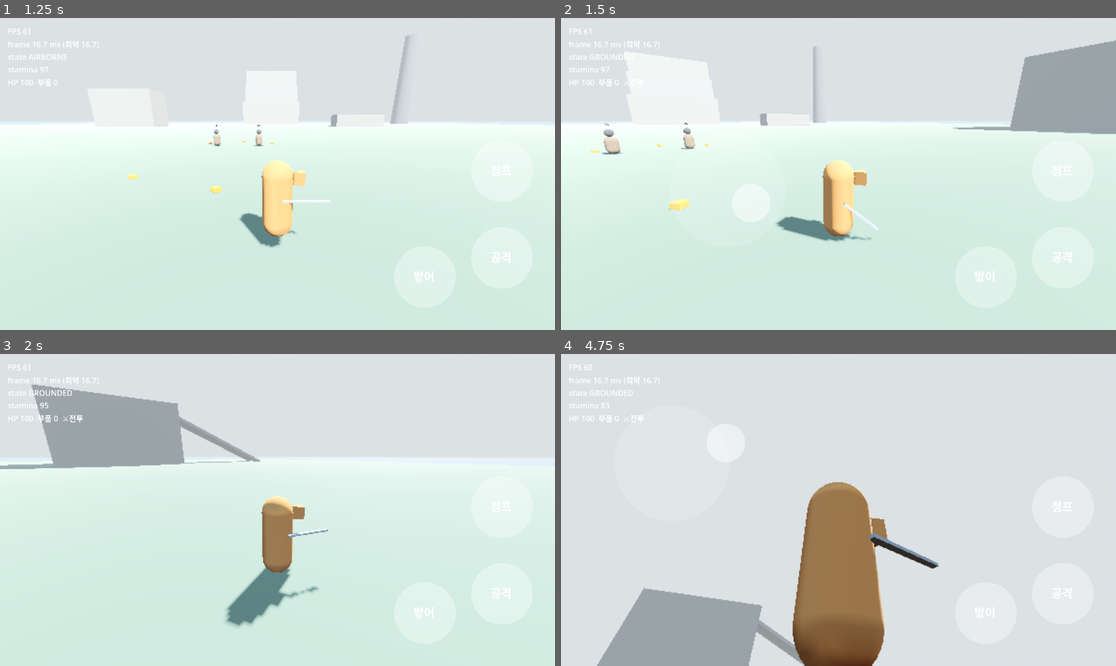
Above: before the commit, frames 1-4 (two rows, left to right).
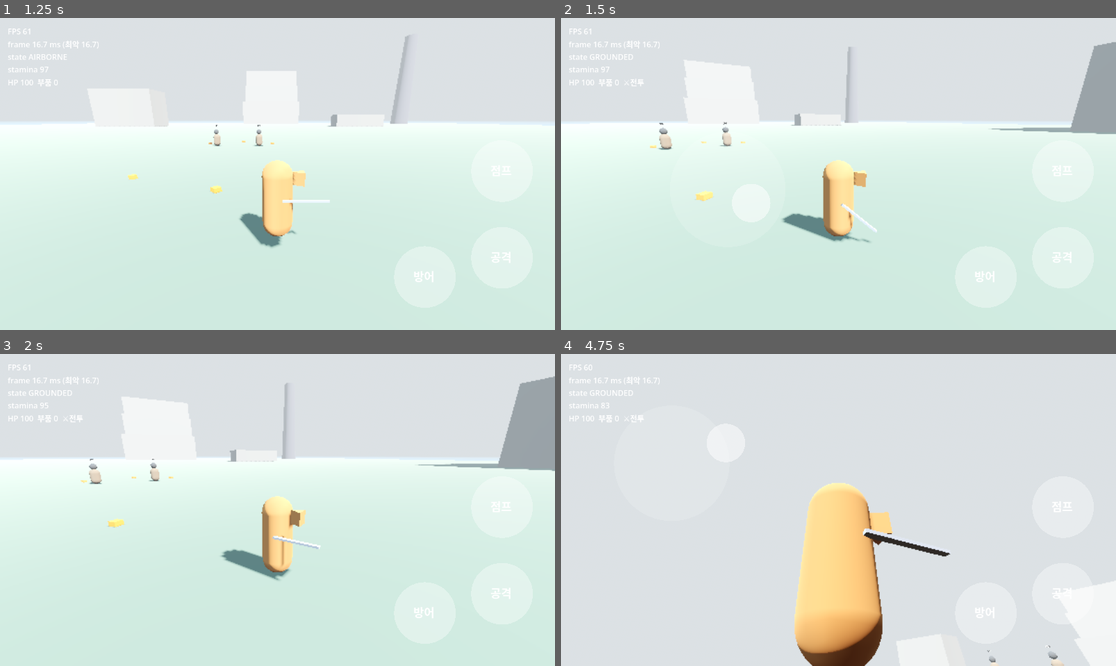
Above: after the commit, the same moments.

Repository: yeongkim0814-svg/Open-world
Game: Godot game, scene res://scenes/test_island.tscn
Same seed, same stepped clock (60 frames per second), same inputs: the game is played once before the commit and once after it.
Inputs (mouse positions are in pixels of both pictures, inside the frame that each line leads up to):
- Up to frame 1 (1.25 s): move the mouse to (399, 158) at 0.52 s; hold D (move_right) from 0.53 s (still down); hold J (attack) from 0.53 s (still down); click (399, 158) at 0.67 s; tap Space (jump) at 0.77 s; tap K (guard) at 0.8 s
- Up to frame 2 (1.5 s): release D (move_right) at 1.25 s; release J (attack) at 1.25 s; drag from (727, 189) to (810, 236) at 1.27 s
- Up to frame 3 (2 s): no input
- Up to frame 4 (4.75 s): move the mouse to (894, 441) at 2.02 s; hold D (move_right) 2.03-2.75 s; hold J (attack) 2.03-2.75 s; tap E (interact) at 2.1, 3.8 s; drag from (810, 572) to (672, 463) at 2.77 s; tap Enter at 3.5 s; move the mouse to (1005, 556) at 3.52 s; hold A (move_left) 3.53-4.25 s; hold K (guard) 3.53-4.25 s; tap Space (jump) at 3.77 s; drag from (672, 463) to (755, 432) at 4.27 s

Frame 1 is identical in both runs. In frame 2, 4.9% of the frame differs, in the area x 5-100%, y 7-72%; in frame 3, 12%; in frame 4, 14%, in the area x 6-100%, y 40-100%.

Commit message:
fix: M2 최종 리뷰 반영 — 전투 중 카메라 무한 회전, 경계 유지, 방어·팝업·재시작
- 전투 중 이동하는 동안에는 카메라 자동 정렬을 멈춤 (이동→회전→카메라 추적 순환으로 옆·뒤 이동 시 무한 회전하던 문제)
- 허수아비 경계를 25m까지 유지해 전투 해제 히스테리시스가 실제로 작동
- 회피 수치가 combat_tuning.tres를 따르도록 연결
- 스태미나가 부족하면 막기가 가드 브레이크로, 방패 없이 무기로 막으면 피해 30% 관통
- 상호작용 팝업을 점프/회피 버튼 위로 40px 이상 띄우고 원형 버튼을 먼저 판정
- 쓰러진 뒤 재시작 시 경직·방어·연타·콤보 초기화, 스틱 대기 없이 바로 조작, HUD에 '쓰러짐'

Co-Authored-By: Claude Opus 5.5 <noreply@anthropic.com>
Claude-Session: https://claude.ai/code/session_01PShdycDoYj1ffFPsLxdXpC

Diff:
--- a/scripts/core/guard.gd
+++ b/scripts/core/guard.gd
@@ -33,11 +33,12 @@
 	_since_press += delta
 
 
-## 적 공격이 맞는 순간(&"hit") 호출. parryable = 🟡, has_shield = 방패 장착.
-func resolve(parryable: bool, has_shield: bool) -> Result:
+## 적 공격이 맞는 순간(&"hit") 호출. parryable = 🟡, has_shield = 방패 장착,
+## can_afford_block = 막기에 쓸 스태미나가 남아 있는지 (없으면 막기가 가드 브레이크로 바뀜).
+func resolve(parryable: bool, has_shield: bool, can_afford_block := true) -> Result:
 	var window := (_t.parry_window_shield if has_shield else _t.parry_window_weapon) * _ratio
 	if parryable and _since_press <= window:
 		return Result.PARRIED
 	if holding:
-		return Result.BLOCKED if parryable else Result.GUARD_BREAK
+		return Result.BLOCKED if parryable and can_afford_block else Result.GUARD_BREAK
 	return Result.HIT
--- a/scripts/nodes/player.gd
+++ b/scripts/nodes/player.gd
@@ -31,7 +31,7 @@
 
 func _ready() -> void:
 	stamina = Stamina.new(tuning)
-	locomotion = Locomotion.new(tuning, stamina)
+	locomotion = Locomotion.new(tuning, stamina, combat.combat_tuning)
 	respawn = RespawnTracker.new(tuning.fall_respawn_y)
 	respawn.safe_point = global_position
 	add_to_group("player")
@@ -113,13 +113,13 @@
 	_probe.rotation.y = atan2(-dir.x, -dir.z) if not dir.is_zero_approx() else _facing.rotation.y
 
 
-func _respawn() -> void:
+func _respawn(await_release := true) -> void:
 	global_position = respawn.safe_point + Vector3.UP
 	velocity = Vector3.ZERO
 	locomotion.velocity = Vector3.ZERO
 	locomotion.state = Locomotion.State.AIRBORNE
-	_await_stick_release = true
-	combat.reset_hp()
+	_await_stick_release = await_release
+	combat.reset()
 	if touch_controls:
 		touch_controls.cancel_auto_run()
 	reset_physics_interpolation()
@@ -161,7 +161,10 @@
 			touch_controls.cancel_auto_run()
 	if _intent.in_combat:
 		_intent.auto_run = false
-		_camera.follow(_facing.rotation.y, delta, _intent.camera_held, locomotion.state == Locomotion.State.DODGING)
+		# 이동 중에는 정렬하지 않는다: 이동은 카메라 기준 → 캐릭터가 이동 방향으로 회전 → 카메라가 캐릭터를 따라감
+		# 이 세 규칙이 맞물리면 옆·뒤로 움직일 때 끝없이 회전한다. 멈추면 0.5초 뒤 등 뒤로 정렬.
+		var moving := not _intent.move.is_zero_approx()
+		_camera.follow(_facing.rotation.y, delta, _intent.camera_held or moving, locomotion.state == Locomotion.State.DODGING)
 
 
 func facing_forward() -> Vector3:
@@ -189,8 +192,10 @@
 	_swing_tween.tween_property(_sword, "rotation", Vector3.ZERO, 0.15)
 
 
+## 전투에서 쓰러짐: 스틱을 놓을 때까지 기다리지 않고 바로 조작 가능 (적이 계속 공격 중일 수 있음).
 func _on_died() -> void:
-	_respawn()
+	_respawn(false)
+	combat.last_result = "쓰러짐"
 
 
 ## 앞쪽 가까운 상호작용 대상을 골라 팝업을 띄우고, 누르면 실행한다. 전투 중에도 동작 (C15).
--- a/scripts/nodes/player_combat.gd
+++ b/scripts/nodes/player_combat.gd
@@ -11,6 +11,7 @@
 const LIGHT_COOLDOWN := 0.35
 const HEAVY_COOLDOWN := 0.7
 const FLURRY_COOLDOWN := 0.12       ## 슬로우모션 연타 중 공격 간격
+const WEAPON_BLOCK_LEAK := 0.3      ## 방패 없이 무기로 막으면 피해의 30%가 들어옴 (3.3)
 
 @export var combat_tuning: CombatTuning = preload("res://resources/combat_tuning.tres")
 @export var has_shield := false     ## M2: 디버그용. 장비 시스템은 이후
@@ -41,8 +42,15 @@
 	return _stun > 0.0
 
 
-func reset_hp() -> void:
+## 쓰러진 뒤 재시작: 체력·경직·방어·연타·콤보를 모두 초기화.
+func reset() -> void:
 	hp = combat_tuning.player_max_hp
+	_stun = 0.0
+	_cooldown = 0.0
+	_combo_step = 0
+	_combo_timer = 0.0
+	guard = Guard.new(combat_tuning)
+	flurry = Flurry.new(combat_tuning)
 
 
 func tick(intent: InputIntent, delta: float) -> void:
@@ -72,7 +80,9 @@
 	if _player.locomotion.is_invulnerable():
 		last_result = "회피"
 		return
-	match guard.resolve(attack.parryable, has_shield):
+	var stamina := _player.stamina
+	var can_afford := not stamina.exhausted and stamina.value >= combat_tuning.guard_cost
+	match guard.resolve(attack.parryable, has_shield, can_afford):
 		Guard.Result.PARRIED:
 			last_result = "패링!"
 			flurry.start()
@@ -80,7 +90,9 @@
 				enemy.stagger()
 		Guard.Result.BLOCKED:
 			last_result = "막기"
-			_player.stamina.spend(combat_tuning.guard_cost)
+			stamina.spend(combat_tuning.guard_cost)
+			if not has_shield:
+				_take_damage(damage * WEAPON_BLOCK_LEAK)
 		Guard.Result.GUARD_BREAK:
 			last_result = "가드 브레이크"
 			_stun = ENEMY_DAMAGE_STUN
--- a/scripts/nodes/touch_controls.gd
+++ b/scripts/nodes/touch_controls.gd
@@ -49,8 +49,9 @@
 	show_interact("")
 
 
+## 점프/회피 버튼 위쪽, 버튼들과 40px 이상 띄운 자리 (회피 탭이 줍기로 새지 않게).
 func _interact_rect() -> Rect2:
-	return Rect2(Vector2(size.x - 420, size.y - 360), Vector2(240, 64))
+	return Rect2(Vector2(size.x - 300, size.y - 500), Vector2(260, 64))
 
 
 func cancel_auto_run() -> void:
@@ -89,10 +90,6 @@
 
 
 func _on_touch_down(index: int, pos: Vector2) -> void:
-	if not _interact_label.is_empty() and _interact_rect().has_point(pos):
-		_interact_queued = true
-		_button_touches[index] = "interact"
-		return
 	var buttons := _buttons()
 	for name in buttons:
 		if pos.distance_to(buttons[name]) <= BUTTON_RADIUS:
@@ -103,6 +100,10 @@
 				"guard": _guard_queued = true
 			queue_redraw()
 			return
+	if not _interact_label.is_empty() and _interact_rect().has_point(pos):
+		_interact_queued = true
+		_button_touches[index] = "interact"
+		return
 	if pos.x < size.x * STICK_AREA_RATIO:
 		_auto_run = false
 		_stick.press(index, pos)
--- a/scripts/nodes/training_dummy.gd
+++ b/scripts/nodes/training_dummy.gd
@@ -24,6 +24,7 @@
 var _count := 0
 var _dead_time := 0.0
 var _hit_flash := 0.0
+var _alerted := false
 
 @onready var _head_mat: StandardMaterial3D = ($Head as MeshInstance3D).get_surface_override_material(0)
 @onready var _body_mat: StandardMaterial3D = ($Body as MeshInstance3D).get_surface_override_material(0)
@@ -40,9 +41,17 @@
 	return hp > 0.0
 
 
+## 한 번 경계하면 전투 해제 거리(25m)를 벗어날 때까지 유지 (전투 상태 히스테리시스가 실제로 작동하도록).
 func is_alerted() -> bool:
-	var p := _player()
-	return is_alive() and p != null and global_position.distance_to(p.global_position) <= alert_range
+	return is_alive() and _alerted
+
+
+func _update_alert(p: Node3D) -> void:
+	var d := global_position.distance_to(p.global_position)
+	if d <= alert_range:
+		_alerted = true
+	elif d > combat_tuning.combat_exit_dist:
+		_alerted = false
 
 
 func is_threatening() -> bool:
@@ -79,6 +88,7 @@
 	var p := _player()
 	if p == null:
 		return
+	_update_alert(p)
 	_face(p.global_position, scaled)
 	if _stagger > 0.0:
 		_stagger -= scaled
--- a/tests/unit/test_guard.gd
+++ b/tests/unit/test_guard.gd
@@ -36,3 +36,7 @@
 
 func test_no_guard_is_hit():
 	assert_eq(Guard.new(t).resolve(true, false), Guard.Result.HIT)
+
+func test_block_without_stamina_breaks_guard():           # 리뷰 Important 4
+	var g := Guard.new(t); g.press(); g.tick(0.5)
+	assert_eq(g.resolve(true, true, false), Guard.Result.GUARD_BREAK)
--- /dev/null
+++ b/tests/unit/test_player_combat_reset.gd
@@ -0,0 +1,16 @@
+extends TestCase
+## 리뷰 Important 6: 쓰러진 뒤 재시작하면 경직·연타·방어 상태가 남지 않아야 한다.
+
+func test_reset_clears_combat_leftovers():
+	var c := PlayerCombat.new()
+	c.setup(null)
+	c._stun = 1.0
+	c.flurry.start()
+	c.guard.press()
+	c.hp = 5.0
+	c.reset()
+	assert_false(c.is_stunned())
+	assert_false(c.flurry.active)
+	assert_false(c.guard.holding)
+	assert_almost(c.hp, c.combat_tuning.player_max_hp)
+	c.free()
--- /dev/null
+++ b/tests/unit/test_touch_layout.gd
@@ -0,0 +1,22 @@
+extends TestCase
+## 리뷰 Important 5: 상호작용 팝업이 점프/회피 버튼과 겹치거나 너무 붙으면 회피 탭이 줍기로 새어 나간다.
+
+func _gap_ok(size: Vector2) -> bool:
+	var tc := TouchControls.new()
+	tc.size = size
+	var rect: Rect2 = tc._interact_rect()
+	var ok := true
+	var buttons: Dictionary = tc._buttons()
+	for name in buttons:
+		var c: Vector2 = buttons[name]
+		var nearest := Vector2(clampf(c.x, rect.position.x, rect.end.x), clampf(c.y, rect.position.y, rect.end.y))
+		if c.distance_to(nearest) < TouchControls.BUTTON_RADIUS + 40.0:
+			ok = false
+	tc.free()
+	return ok
+
+func test_popup_keeps_40px_from_buttons_on_s11_ultra():
+	assert_true(_gap_ok(Vector2(2960, 1848)))
+
+func test_popup_keeps_40px_from_buttons_on_16_9():
+	assert_true(_gap_ok(Vector2(1920, 1080)))
Not shown, added: tests/unit/test_player_combat_reset.gd.uid
Not shown, added: tests/unit/test_touch_layout.gd.uid
